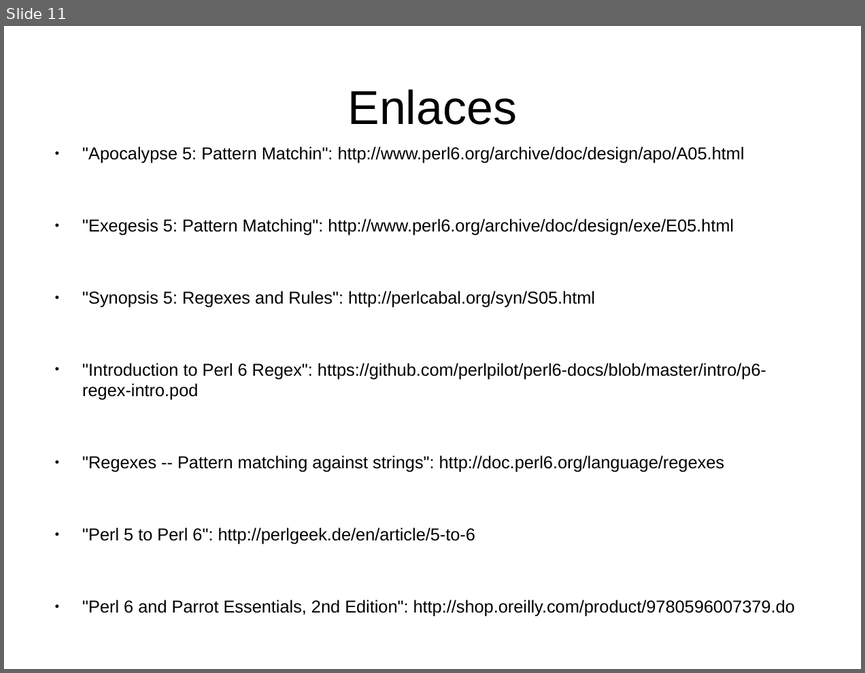
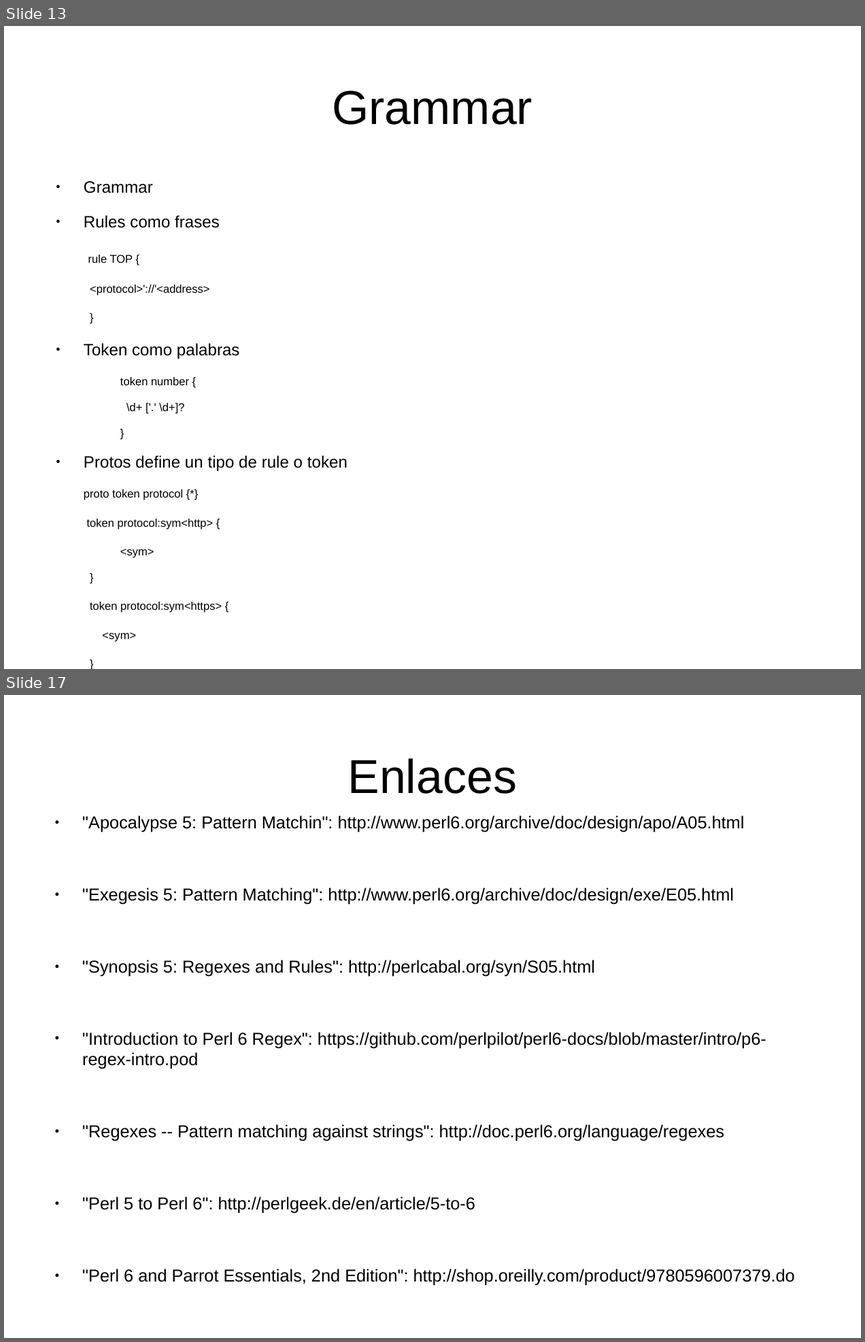
Before and after one commit to renatolrr/Regexes-and-Rules, a slide deck: impress/odp/Regexes-and-Rules.odp. Shown one above the other, each under a label of ours: slide 11 before the commit, slides 13 and 17 after it; the slides between them are not shown. The pictures are 865x673 and 865x1342 pixels, drawn with LibreOffice and Linux fonts; fonts in the diff are those of the drawing. Boxes give left, top, right and bottom in pixels: in the first picture for what was removed or moved away, otherwise in the second. Text is boxed around its words. In the diff, an @@ line names an element or a change of style, - is before the commit and + after.

```diff
--- a/impress/odp/Regexes-and-Rules.odp
+++ b/impress/odp/Regexes-and-Rules.odp
@@ slide 13 added at box(4, 26, 861, 669), background #FFFFFF @@
@@ title added at box(332, 91, 532, 125), 44 pt, text #000000 @@
+Grammar
@@ text added at box(84, 181, 347, 641), 10.4 pt, text #000000 @@
+● Grammar
+● Rules como frases
+rule TOP {
+<protocol>'://'<address>
+}
+● Token como palabras
+  token number {
+  \d+ ['.' \d+]?
+  }
+● Protos define un tipo de rule o token
+proto token protocol {*}
+token protocol:sym<http> {
+  <sym>
+}
+token protocol:sym<https> {
+<sym>
+}
+● Parse (TOP)
@@ what was slide 11 is now slide 17 @@
```
Also in this commit, not shown: 6 slides changed, 7 other slides added, 1 slide removed, 2 other files.
